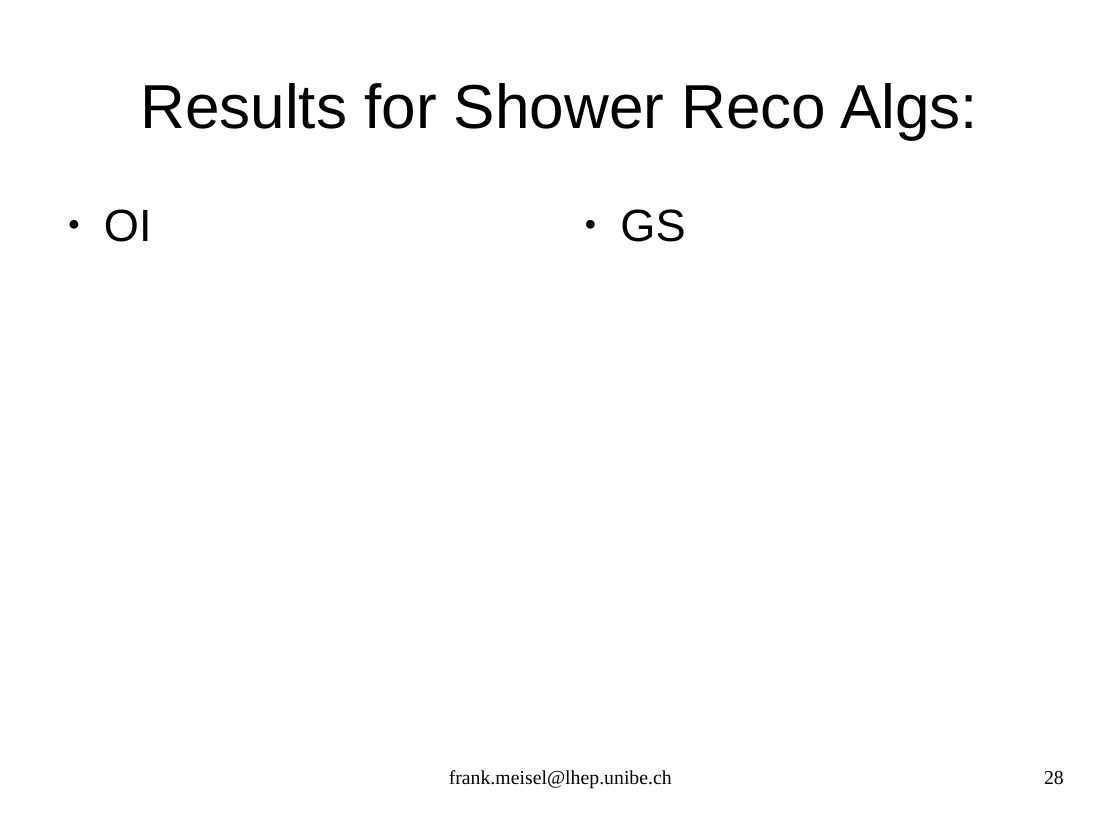
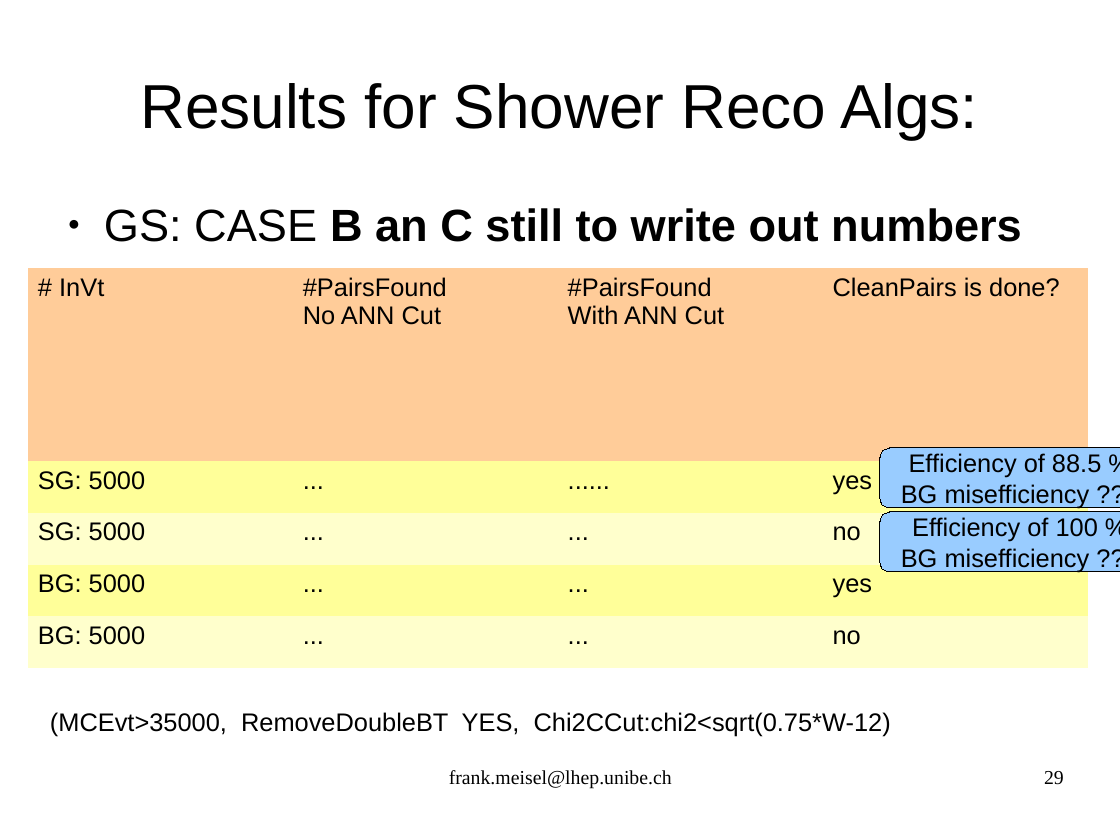
Before and after one commit to antonioiuliano2/fedra, a slide deck: slide 29 of src/libShower/documentation/libShowerMANUAL.odp (slide 28 before the commit). Drawn at 1120x840 pixels with LibreOffice and Linux fonts; fonts in the diff are those of the drawing. Boxes give left, top, right and bottom in pixels: in the first picture for what was removed or moved away, otherwise in the second. Text is boxed around its words. In the diff, an @@ line names an element or a change of style, - is before the commit and + after.

```diff
--- a/src/libShower/documentation/libShowerMANUAL.odp
+++ b/src/libShower/documentation/libShowerMANUAL.odp
@@ text removed at (x1=104, y1=209, x2=152, y2=242) @@
-● OI
@@ text added at (x1=104, y1=208, x2=1022, y2=242), 32 pt, text #000000, bold @@
+● GS: CASE B an C still to write out numbers
@@ text removed at (x1=620, y1=209, x2=685, y2=242) @@
-● GS
@@ table added at (x1=28, y1=268, x2=1090, y2=669), 5 rows, 4 columns @@
+# InVt | #PairsFound / No ANN Cut | #PairsFound / With ANN Cut | CleanPairs is done?
+SG: 5000 | ... | ...... | yes
+SG: 5000 | ... | ... | no
+BG: 5000 | ... | ... | yes
+BG: 5000 | ... | ... | no
@@ rounded rectangle added at (x1=880, y1=448, x2=1120, y2=508), fill #99CCFF, outline #000000 0 pt, 18 pt, text #000000 @@
+Efficiency of 88.5 %
+BG misefficiency ???
@@ rounded rectangle added at (x1=880, y1=512, x2=1120, y2=572), fill #99CCFF, outline #000000 0 pt, 18 pt, text #000000 @@
+Efficiency of 100 %
+BG misefficiency ???
@@ text added at (x1=50, y1=712, x2=891, y2=737), 18 pt, text #000000 @@
+(MCEvt>35000, RemoveDoubleBT YES, Chi2CCut:chi2<sqrt(0.75*W-12)
@@ page number at (x1=1044, y1=771, x2=1064, y2=785): text changed @@
-28
+29
```
Also in this commit, not shown: 1 slide added, 2 other files.
